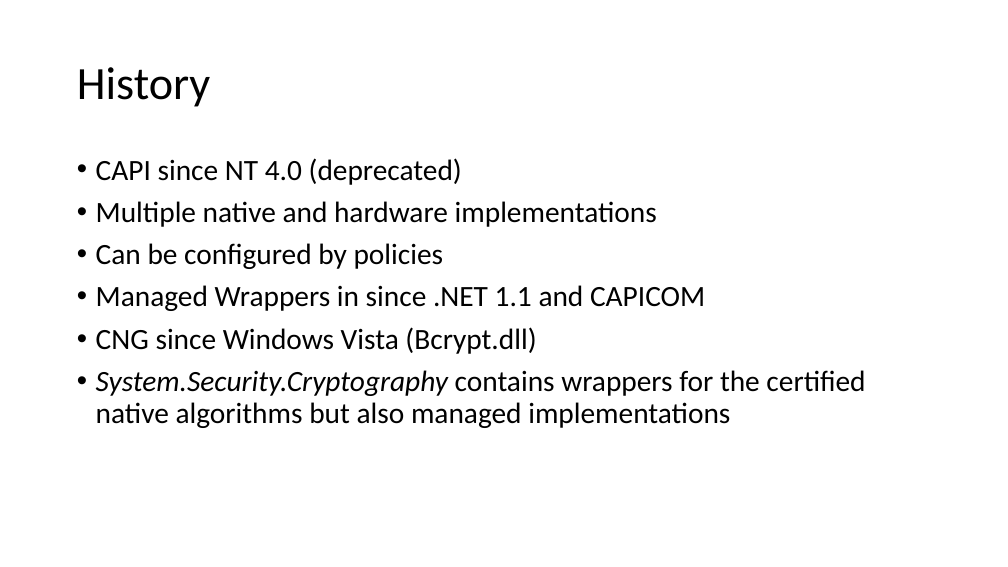
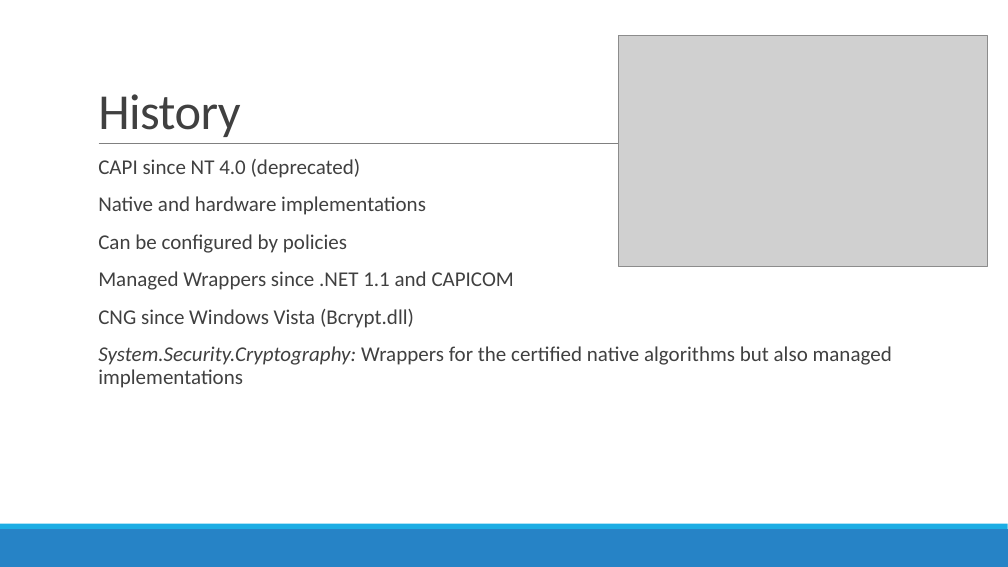
Before and after one commit to pihai/DotNetCrypto, a slide deck: slide 2 of NET Crypto.pptx. Drawn at 1008x567 pixels with LibreOffice and Linux fonts; fonts in the diff are those of the drawing; grey boxes stand for pictures. Boxes give left, top, right and bottom in pixels: in the first picture for what was removed or moved away, otherwise in the second. Text is boxed around its words. In the diff, an @@ line names an element or a change of style, - is before the commit and + after.

```diff
--- a/NET Crypto.pptx
+++ b/NET Crypto.pptx
@@ title "History" moved from (x1=77, y1=67, x2=210, y2=107) to (x1=98, y1=94, x2=240, y2=137) @@
@@ title "History" at (x1=98, y1=94, x2=240, y2=137): size 44 to 48 pt, text colour #000000 to #404040, letter spacing 0 to -0.5 pt; line spacing 0.9 to 0.85; vertical alignment middle to bottom @@
@@ picture added at (x1=619, y1=36, x2=988, y2=266) @@
@@ line added from (99, 144) to (923, 144), #808080 0.5 pt @@
@@ text at (x1=98, y1=159, x2=414, y2=328): size 28 to 20 pt, text colour #000000 to #404040 in "CAPI since NT 4.0 (deprecated)", "Can be configured by policies", "CNG since Windows Vista (Bcrypt.dll)"; bullet • to  ; more space between paragraphs @@
@@ text at (x1=98, y1=196, x2=426, y2=215): text changed; size 28 to 20 pt; text colour #000000 to #404040 @@
-• Multiple native and hardware implementations
+  Native and hardware implementations
@@ text at (x1=98, y1=271, x2=514, y2=290): text changed; size 28 to 20 pt; text colour #000000 to #404040 @@
-• Managed Wrappers in since .NET 1.1 and CAPICOM
+  Managed Wrappers since .NET 1.1 and CAPICOM
@@ text at (x1=98, y1=346, x2=892, y2=388): text changed; size 28 to 20 pt; text colour #000000 to #404040 @@
-• System.Security.Cryptography contains wrappers for the certified native algorithms but also managed implementations
+  System.Security.Cryptography: Wrappers for the certified native algorithms but also managed implementations
@@ rectangle added at (x1=0, y1=529, x2=1008, y2=567), fill #2683C6 @@
@@ rectangle added at (x1=0, y1=524, x2=1008, y2=529), fill #1CADE4 @@
```
Also in this commit, not shown: 4 other slides changed, 4 slides added, 2 slides removed.
